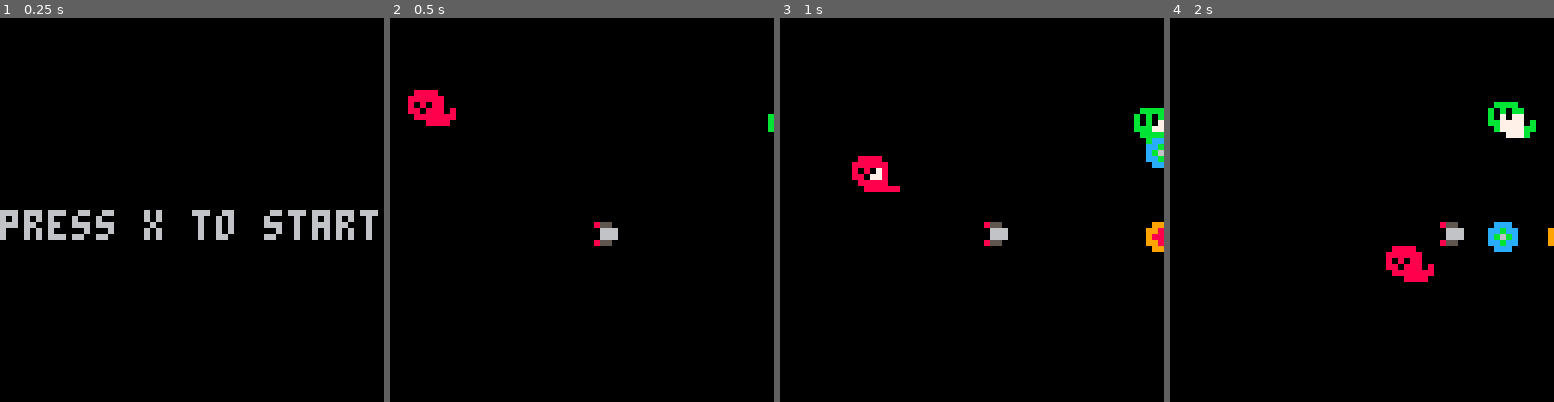
Above: before the commit, frames 1-4 (left to right).
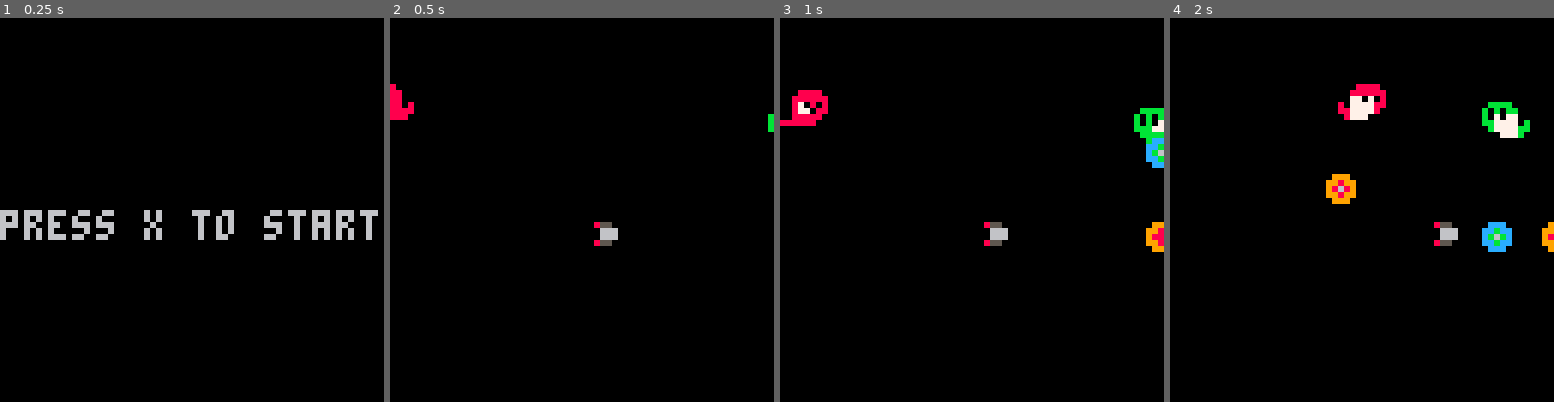
Above: after the commit, the same moments.

Repository: matheusmortatti/LOWREZJAM2020
Game: PICO-8 cartridge template.p8
Same seed, same stepped clock (60 frames per second), same inputs: the game is played once before the commit and once after it.
Inputs:
- Up to frame 1 (0.25 s): no input
- Up to frame 2 (0.5 s): tap X (X key) at 0.33 s
- Up to frame 3 (1 s): tap O (Z key) at 0.7 s
- Up to frame 4 (2 s): tap X (X key) at 1.07, 1.85 s; hold Right from 1.6 s (still down); tap O (Z key) at 1.7 s

Frame 1 is identical in both runs. In frame 2, 1.0% of the frame differs, in the area x 0-18%, y 17-29%; in frame 3, 1.5%; in frame 4, 3.5%, in the area x 40-100%, y 17-69%.

Commit message:
Add sprite inversion

Diff:
--- a/template.p8
+++ b/template.p8
@@ -878,23 +878,24 @@
 
 function turnable:render()
 		self:renderrot(self.sprite, self.pos,
-		self.a, self.size, self.ignore)
-end
-
-function turnable:renderrot(sprite, pos, a, size, ignore)
+		self.a, self.size, self.inverted, self.ignore)
+end
+
+function turnable:renderrot(sprite, pos, a, size, invert, ignore)
 		if (not ignore or
 					ignore==self.ignore) and
 					a%180==0 then
-				spr(sprite,pos.x,pos.y,size,size,a==180)
+				invertxor=(a~=180 and invert) or (a==180 and not invert)
+				spr(sprite,pos.x,pos.y,size,size,invertxor, a==180)
 		else
 		  self:rspr(8*sprite%128,
 		  	flr(sprite/16)*8,
-		  	pos.x, pos.y,
-		  	a/360, size, ignore)
+		  	pos.x,pos.y,
+		  	a/360,size,invert,ignore)
 		end
 end
 
-function turnable:rspr(sx,sy,x,y,a,w,ignore)
+function turnable:rspr(sx,sy,x,y,a,w,invert,ignore)
   local ca,sa=cos(a),sin(a)
   local srcx,srcy
   local ddx0,ddy0=ca,sa
@@ -909,8 +910,12 @@
   for ix=0,w do
       srcx,srcy=dx0,dy0
       for iy=0,w do
+      				local isrcx=srcx
+      				if invert then
+      						isrcx=w+1-srcx
+      				end
           if band(bor(srcx,srcy),mask)==0 then
-              local c=sget(sx+srcx,sy+srcy)
+              local c=sget(sx+isrcx,sy+srcy)
               -- local dist=sqrt((ix-w/2)^2 + (iy-w/2)^2)
               if ((not ignore) or
                  (not ignore(self,c,x,y,ix,iy,sx,sy,srcx,srcy))) then
@@ -938,13 +943,13 @@
 })
 
 function changeable:render()
-		self:renderrot(self.sprite, self.pos, self.a, self.size, self.ignore)
+		self:renderrot(self.sprite, self.pos, self.a, self.size, self.inverted, self.ignore)
     local ignoreoverlay=self.ignoreoverlay
     local currchange=self:getcurrchange()
     if currchange <=0 or currchange>=1 then
     		ignoreoverlay=self.ignore
     end
-    	self:renderrot(self.sprchange, self.pos, self.a, self.size, ignoreoverlay)
+    	self:renderrot(self.sprchange, self.pos, self.a, self.size, self.inverted, ignoreoverlay)
 end
 
 function changeable:getcurrchange()
@@ -1453,21 +1458,22 @@
 end
 
 function npc:render()
-	if self.at>self.ft then
-		self.at=0
-		self.sprite+=1
-		self.sprchange+=1
-		if(self.sprite>=self.s_end)self.sprite=self.s_beg self.sprchange=self.sc_beg
-	end
-
-	self.at+=1
-
+		if self.at>self.ft then
+			self.at=0
+			self.sprite+=1
+			self.sprchange+=1
+			if(self.sprite>=self.s_end)self.sprite=self.s_beg self.sprchange=self.sc_beg
+		end
+
+		self.at+=1
+
+		self.inverted=self.vel.x>0
 		local dist=self:getplayerdist(self.pos.x, self.pos.y)
 		if dist>self.player.visionradius+self.size*8 then
 				changeable.render(self)
 		else
-				self:renderrot(self.sprite, self.pos, self.a, self.size, self.ignore)
-    self:renderrot(self.sprchange, self.pos, self.a, self.size, self.ignoreoverlay)
+				self:renderrot(self.sprite, self.pos, self.a, self.size, self.inverted, self.ignore)
+    self:renderrot(self.sprchange, self.pos, self.a, self.size, self.inverted, self.ignoreoverlay)
 		end
 end
 
@@ -1590,10 +1596,9 @@
 						data=function() return {
 								pos=v(0,rnd(20)),
 								speed=rnd(2),
-								dir=v(0.5,0.5),
+								dir=v(-1,0),
                 reloadtime=rnd(5) + 25,
                 move=sine_movement,
-                a=1,
                 aspeed=0.05,
 						} end
 				},
